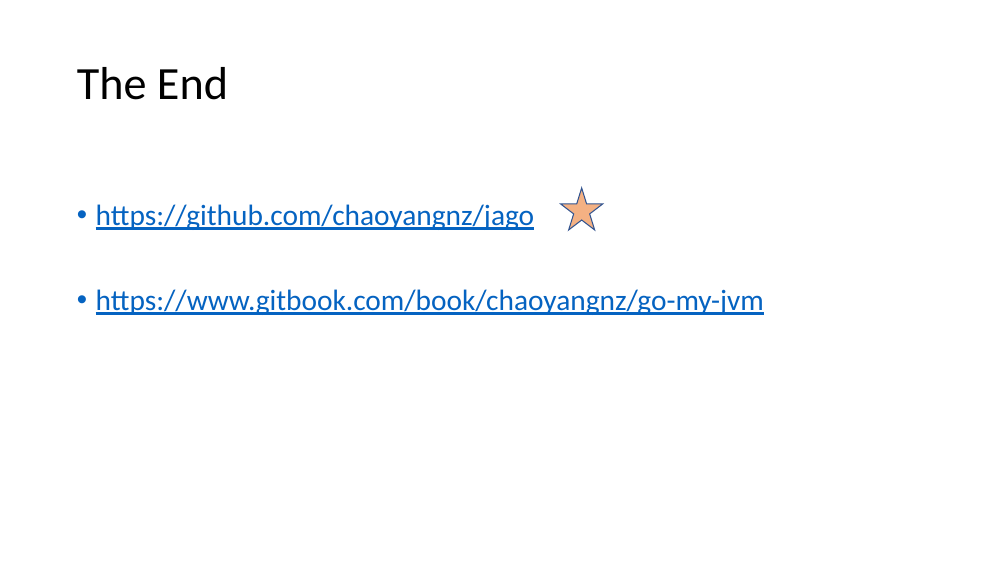
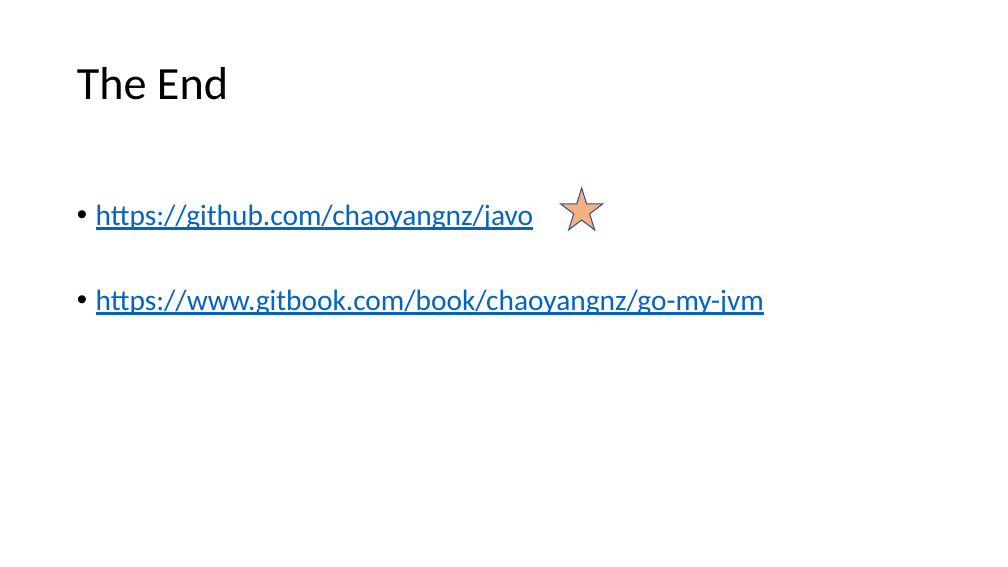
Before and after one commit to chaoyangnz/gava, a slide deck: slide 11 of javo.pptx. Drawn at 1008x567 pixels with LibreOffice and Linux fonts; fonts in the diff are those of the drawing. Boxes give left, top, right and bottom in pixels: in the first picture for what was removed or moved away, otherwise in the second. Text is boxed around its words. In the diff, an @@ line names an element or a change of style, - is before the commit and + after.

Commit message:
update slides

```diff
--- a/javo.pptx
+++ b/javo.pptx
@@ text at bbox=[96, 204, 533, 230]: text changed @@
-• https://github.com/chaoyangnz/jago
+• https://github.com/chaoyangnz/javo
```
Also in this commit, not shown: 9 other slides changed, 1 other file.
